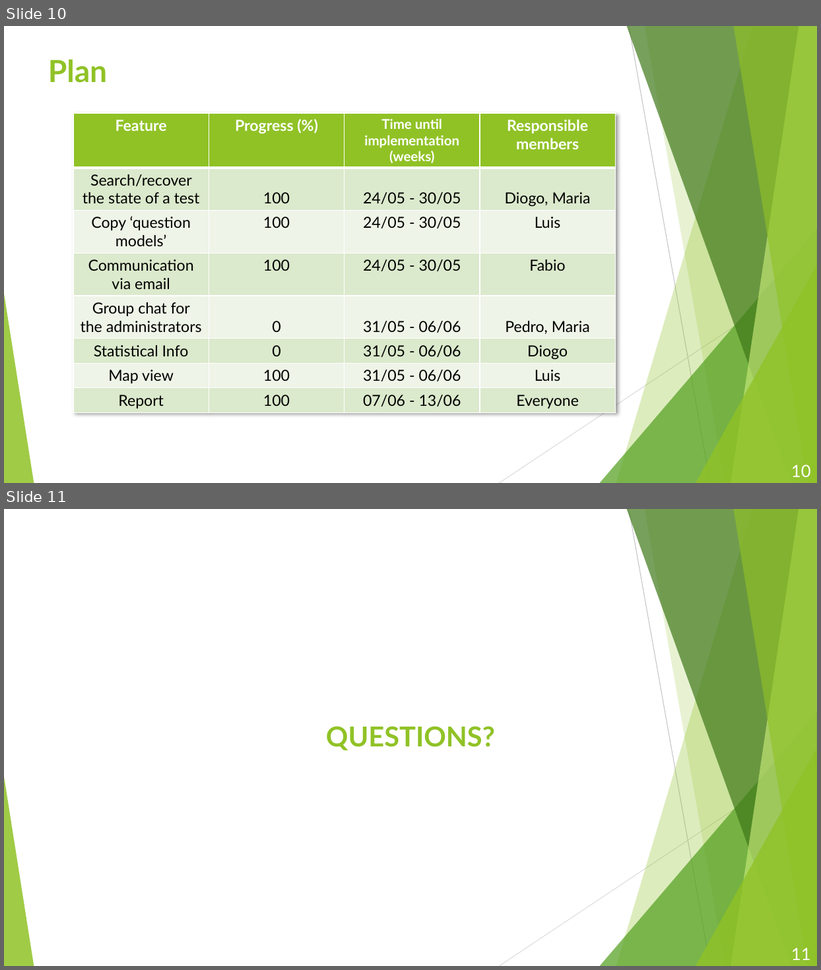
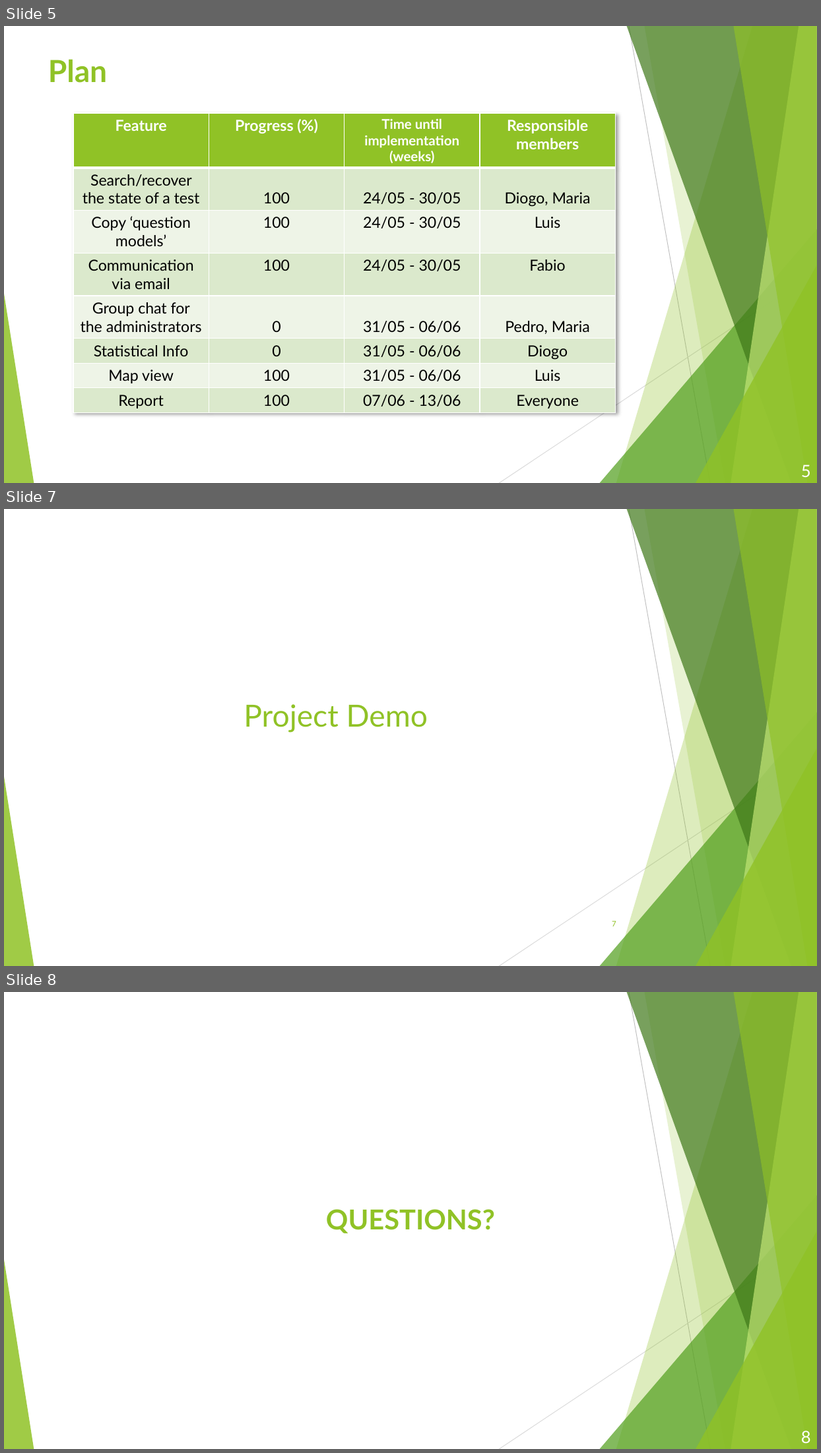
Before and after one commit to Mariainesrocha/Projeto_Informatica, a slide deck: Docs/PowerPoints/PMATE-Transition(Final).pptx. Shown one above the other, each under a label of ours: slides 10 and 11 before the commit, slides 5, 7 and 8 after it; the slides between them are not shown. The pictures are 821x970 and 821x1453 pixels, drawn with LibreOffice and Linux fonts; fonts in the diff are those of the drawing. Boxes give left, top, right and bottom in pixels: in the first picture for what was removed or moved away, otherwise in the second. Text is boxed around its words. In the diff, an @@ line names an element or a change of style, - is before the commit and + after.

```diff
--- a/Docs/PowerPoints/PMATE-Transition(Final).pptx
+++ b/Docs/PowerPoints/PMATE-Transition(Final).pptx
@@ slide 7 added at bbox=[4, 509, 817, 966], background #FFFFFF; not listed: 10 template elements that a slide beside it also shows @@
@@ title added at bbox=[244, 704, 428, 733], 36 pt, text #90C226 @@
+Project Demo
@@ page number added at bbox=[612, 921, 616, 927], 9 pt, text #90C226 @@
+7
@@ what was slide 10 is now slide 5 @@
@@ page number at bbox=[801, 465, 811, 477]: text changed @@
-10
+5
@@ what was slide 11 is now slide 8 @@
@@ page number at bbox=[801, 1431, 811, 1443]: text changed @@
-11
+8
```
Also in this commit, not shown: 2 slides changed, 1 other slide added, 5 slides removed.
